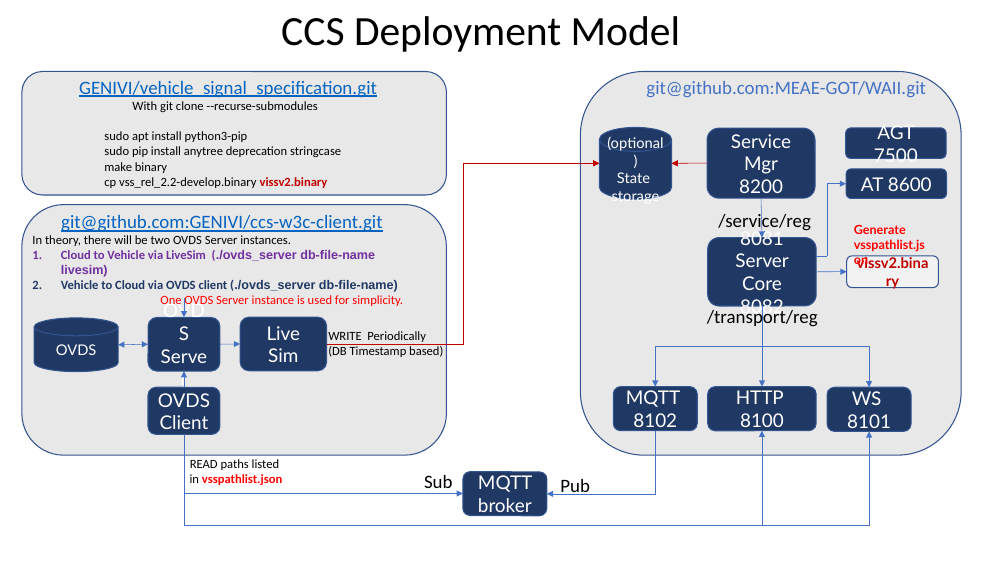
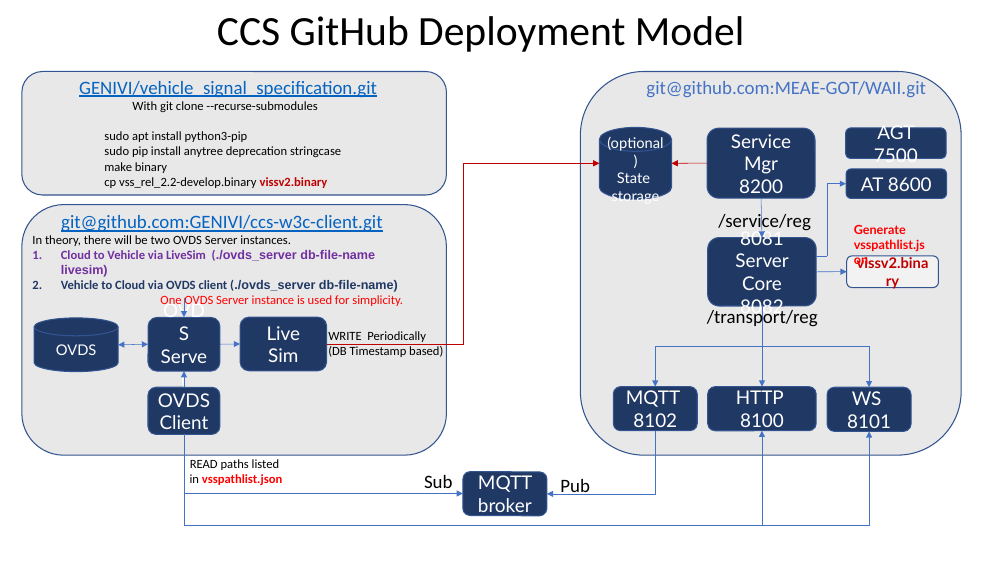
Before and after one commit to COVESA/ccs-components, a slide deck: slide 1 of docs/VSS_CCS_Setup.pptx. Drawn at 1008x567 pixels with LibreOffice and Linux fonts; fonts in the diff are those of the drawing. Boxes give left, top, right and bottom in pixels: in the first picture for what was removed or moved away, otherwise in the second. Text is boxed around its words. In the diff, an @@ line names an element or a change of style, - is before the commit and + after.

```diff
--- a/docs/VSS_CCS_Setup.pptx
+++ b/docs/VSS_CCS_Setup.pptx
@@ title at [217, 16, 744, 52]: text changed @@
-CCS Deployment Model
+CCS GitHub Deployment Model
```
Also in this commit, not shown: 2 other files.
